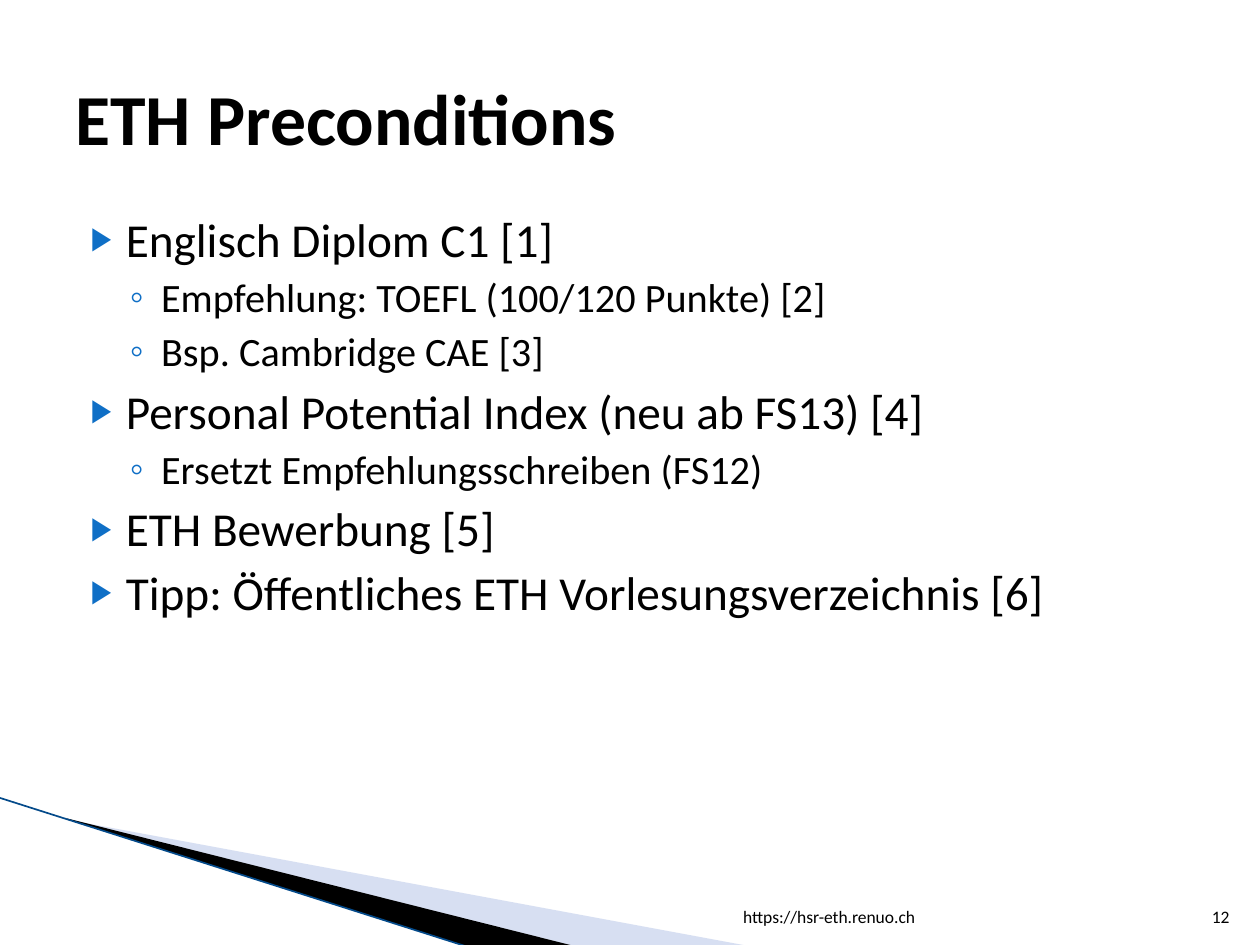
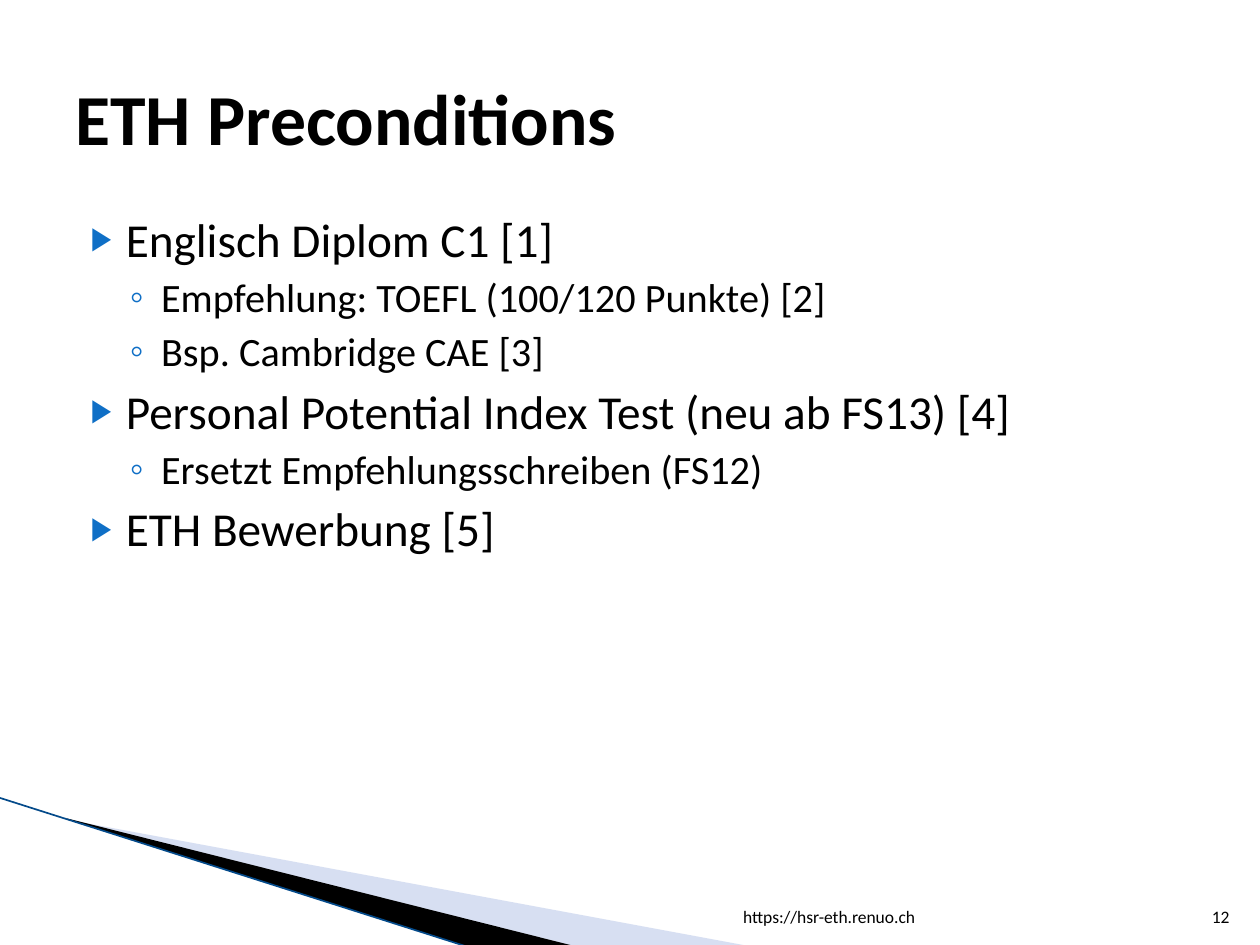
Before and after one commit to lukaselmer/hsr-eth.renuo.ch, a slide deck: slide 12 of vortrag.pptx. Drawn at 1260x945 pixels with LibreOffice and Linux fonts; fonts in the diff are those of the drawing; background and template pictures are left out. Boxes give left, top, right and bottom in pixels: in the first picture for what was removed or moved away, otherwise in the second. Text is boxed around its words. In the diff, an @@ line names an element or a change of style, - is before the commit and + after.

```diff
--- a/vortrag.pptx
+++ b/vortrag.pptx
@@ text at bbox=[126, 394, 1010, 436]: text changed @@
-▶ Personal Potential Index (neu ab FS13) [4]
+▶ Personal Potential Index Test (neu ab FS13) [4]
@@ text at bbox=[126, 572, 1043, 618]: paragraph removed @@
-▶ Tipp: Öffentliches ETH Vorlesungsverzeichnis [6]
```
Also in this commit, not shown: 7 other slides changed, 1 other file.
